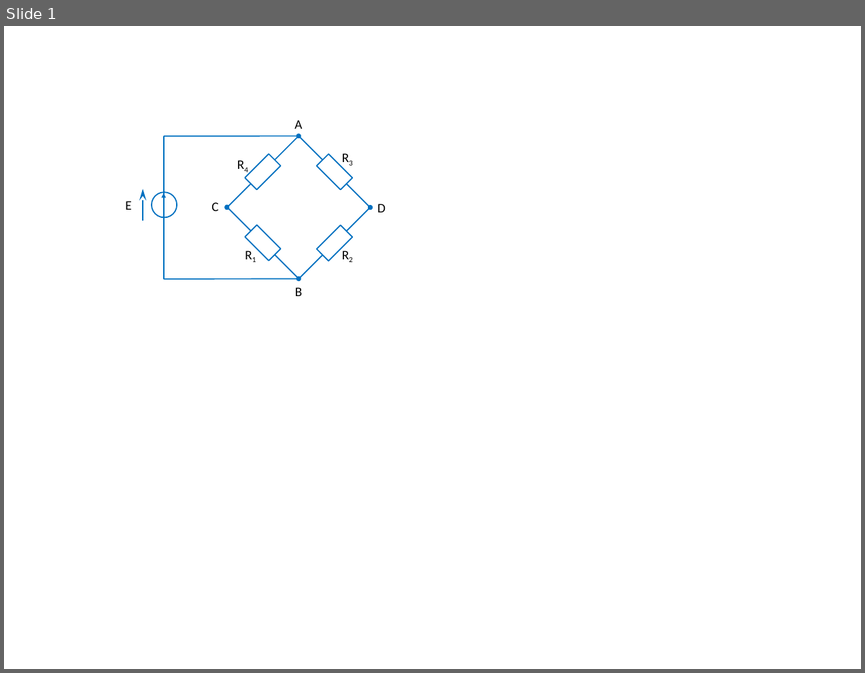
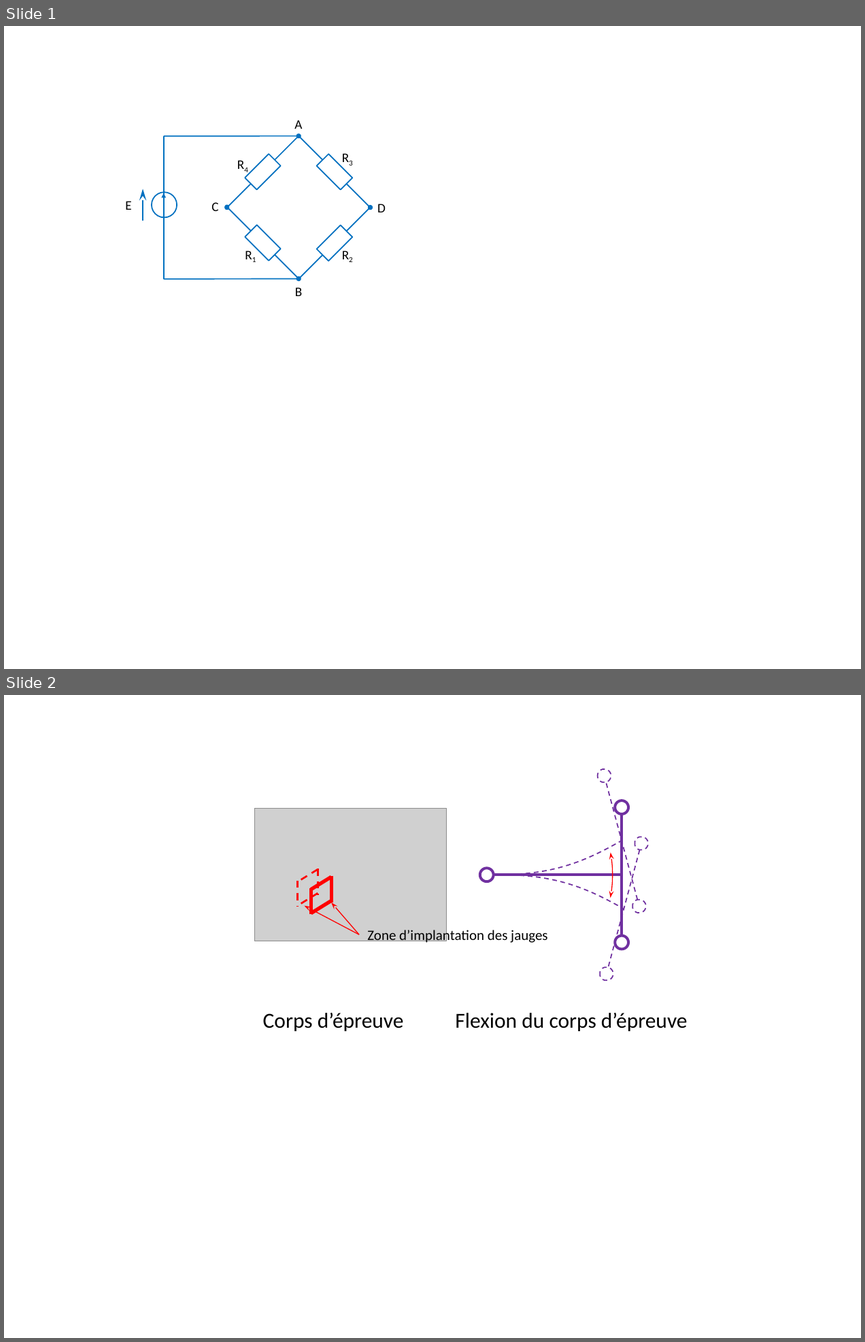
Before and after one commit to xpessoles/04_Etude_Systemes_Electriques_Analyser_Modeliser_Resoudre_Realiser, a slide deck: 01_DipolesSources/TD_02_JaugeExtensometrie_Wheatstone/images/Figures.pptx. Shown one above the other, each under a label of ours: slide 1 before the commit, slides 1 and 2 after it. The pictures are 865x673 and 865x1342 pixels, drawn with LibreOffice and Linux fonts; fonts in the diff are those of the drawing; grey boxes stand for pictures. Boxes give left, top, right and bottom in pixels: in the first picture for what was removed or moved away, otherwise in the second. Text is boxed around its words. In the diff, an @@ line names an element or a change of style, - is before the commit and + after.

```diff
--- a/01_DipolesSources/TD_02_JaugeExtensometrie_Wheatstone/images/Figures.pptx
+++ b/01_DipolesSources/TD_02_JaugeExtensometrie_Wheatstone/images/Figures.pptx
@@ slide 2 added at (x1=4, y1=695, x2=861, y2=1338), background #FFFFFF @@
@@ group added at (x1=361, y1=749, x2=650, y2=1001): 7 ellipses, 4 lines, 2 freeform shapes, 1 arc (boxed as its full ellipse) @@
@@ picture added at (x1=254, y1=808, x2=446, y2=941) @@
@@ line added from (317, 869) to (298, 882), #FF0000 1.5 pt dashed @@
@@ line added from (331, 877) to (311, 889), #FF0000 3 pt @@
@@ line added from (317, 869) to (317, 895), #FF0000 1.5 pt dashed @@
@@ line added from (331, 876) to (331, 902), #FF0000 3 pt @@
@@ line added from (298, 881) to (298, 906), #FF0000 1.5 pt dashed @@
@@ line added from (317, 893) to (298, 906), #FF0000 1.5 pt dashed @@
@@ line added from (311, 888) to (311, 915), #FF0000 3 pt @@
@@ arrow added from (359, 935) to (304, 906), #FF0000 0.75 pt @@
@@ line added from (331, 900) to (311, 913), #FF0000 3 pt @@
@@ arrow added from (359, 935) to (331, 902), #FF0000 0.75 pt @@
@@ text added at (x1=367, y1=928, x2=547, y2=944), 12 pt, text #000000 @@
+Zone d’implantation des jauges
@@ text added at (x1=263, y1=1013, x2=404, y2=1031), 18 pt, text #000000 @@
+Corps d’épreuve
@@ text added at (x1=455, y1=1013, x2=687, y2=1031), 18 pt, text #000000 @@
+Flexion du corps d’épreuve
```
Also in this commit, not shown: 1 other slide added, 4 other files.
